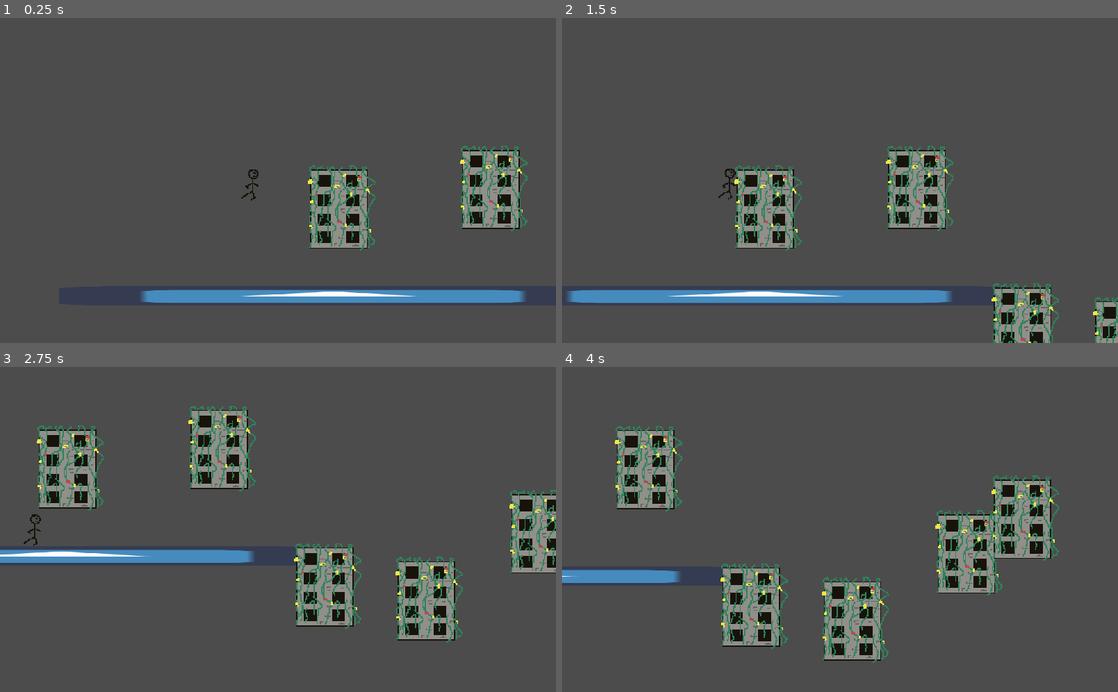
Above: before the commit, frames 1-4 (two rows, left to right).
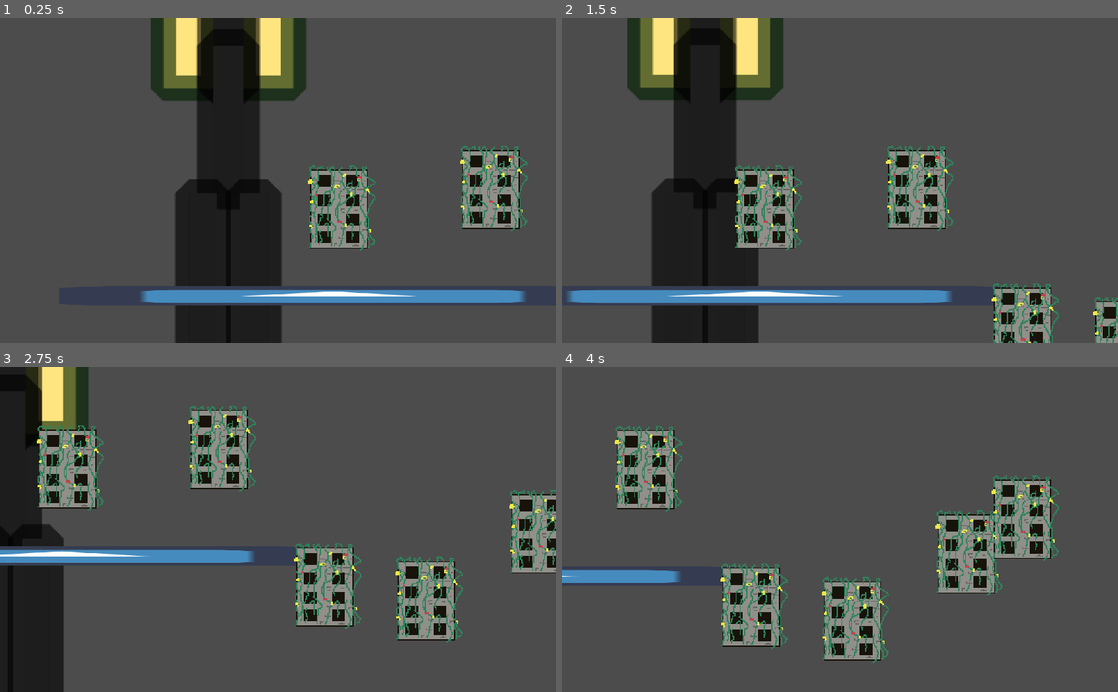
Above: after the commit, the same moments.

Repository: kevinms/godot-wild-jam-38
Game: Godot game, scene res://Game.tscn
Same seed, same stepped clock (60 frames per second), same inputs: the game is played once before the commit and once after it. The engine's default icon, where the game draws it, is replaced by a stand-in: a white triangle on a blue panel in a dark square.
Inputs:
- Up to frame 1 (0.25 s): no input
- Up to frame 2 (1.5 s): hold D (right) from 0.53 s (still down); tap W (jump) at 0.77 s
- Up to frame 3 (2.75 s): tap W (jump) at 1.52 s; release D (right) at 2.03 s; hold A (left) from 2.03 s (still down)
- Up to frame 4 (4 s): release A (left) at 2.78 s; hold D (right) from 2.78 s (still down); tap W (jump) at 3.02, 3.77 s

The runs differ from the first frame. In frame 1, 18% of the frame differs, in the area x 27-55%, y 0-100%; in frame 2, 17%; in frame 3, 10%; in frame 4, nothing differs.

Commit message:
changed the player sprite

Diff:
--- a/player/Player.tscn
+++ b/player/Player.tscn
@@ -1,6 +1,6 @@
 [gd_scene load_steps=5 format=2]
 
-[ext_resource path="res://player/Player.png" type="Texture" id=1]
+[ext_resource path="res://player/player.svg" type="Texture" id=1]
 [ext_resource path="res://player/Player.gd" type="Script" id=2]
 [ext_resource path="res://sfx/Jump1.mp3" type="AudioStream" id=3]
 
